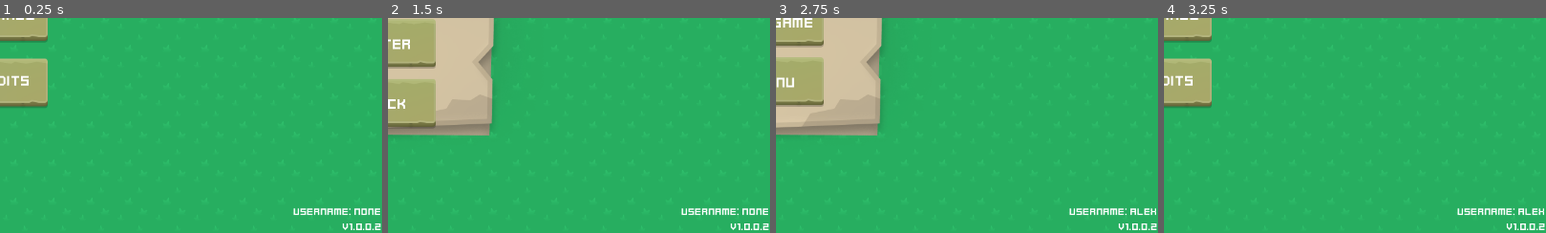
Above: before the commit, frames 1-4 (left to right).
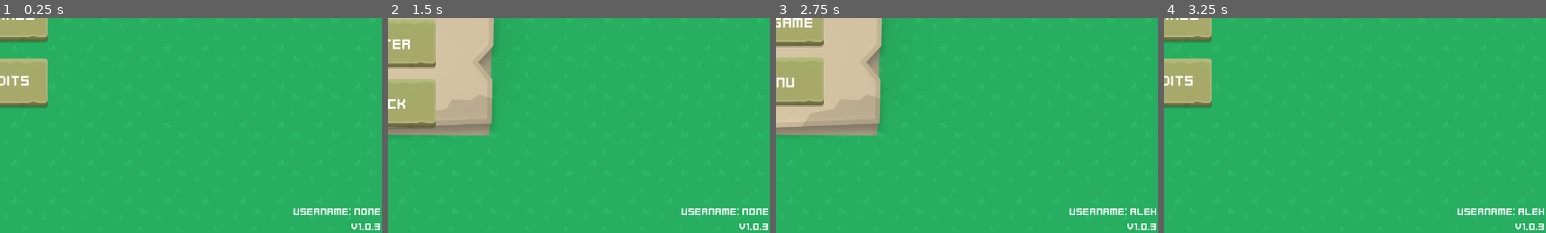
Above: after the commit, the same moments.

Repository: Sparrowworks/Left2Die
Game: Godot game, scene res://src/MainMenu/MainMenu.tscn
Same seed, same stepped clock (60 frames per second), same inputs: the game is played once before the commit and once after it. Sound files missing from this copy of the repository are replaced by a short silence.
Inputs (mouse positions are % of the whole screen's width and height, from its top left):
- Up to frame 1 (0.25 s): no input
- Up to frame 2 (1.5 s): click "Play game" at 0.5 s; click (50, 46) at 1.27 s; type "Alex" at 1.35 s
- Up to frame 3 (2.75 s): click "ENTER" at 2 s
- Up to frame 4 (3.25 s): click "MENU" at 2.75 s
The pictures show only the part of the screen within x 50-100%, y 50-100%; the shares and areas given below are measured in that part.

The runs differ from the first frame. In frame 1, 0.2% of the frame differs, in the area x 89-100%, y 95-99%; in frame 2, 0.2%; in frame 3, 0.2%; in frame 4, 0.2%.

Commit message:
Updated to 4.4

Diff:
--- a/project.godot
+++ b/project.godot
@@ -11,9 +11,10 @@
 [application]
 
 config/name="Left2Die"
-config/version="1.0.0.2"
+config/version="1.0.3"
 run/main_scene="res://src/MainMenu/MainMenu.tscn"
-config/features=PackedStringArray("4.3", "GL Compatibility")
+config/features=PackedStringArray("4.4", "GL Compatibility")
+boot_splash/image="uid://cok8kdongn4wx"
 config/icon="res://icon.svg"
 
 [autoload]
--- a/src/Game/Game.tscn
+++ b/src/Game/Game.tscn
@@ -51,8 +51,8 @@
 
 [sub_resource type="AnimationLibrary" id="AnimationLibrary_scb1j"]
 _data = {
-"Load": SubResource("Animation_kxf6k"),
-"RESET": SubResource("Animation_pcejs")
+&"Load": SubResource("Animation_kxf6k"),
+&"RESET": SubResource("Animation_pcejs")
 }
 
 [sub_resource type="Animation" id="Animation_wtuae"]
@@ -89,8 +89,8 @@
 
 [sub_resource type="AnimationLibrary" id="AnimationLibrary_mfjah"]
 _data = {
-"RESET": SubResource("Animation_wtuae"),
-"WaveStart": SubResource("Animation_hb2nm")
+&"RESET": SubResource("Animation_wtuae"),
+&"WaveStart": SubResource("Animation_hb2nm")
 }
 
 [node name="Game" type="Node2D"]
--- a/src/Game/Player/Player.tscn
+++ b/src/Game/Player/Player.tscn
@@ -79,9 +79,9 @@
 
 [sub_resource type="AnimationLibrary" id="AnimationLibrary_mdds6"]
 _data = {
-"KillUpdate": SubResource("Animation_4cg67"),
-"RESET": SubResource("Animation_cyprw"),
-"ScoreUpdate": SubResource("Animation_87cqi")
+&"KillUpdate": SubResource("Animation_4cg67"),
+&"RESET": SubResource("Animation_cyprw"),
+&"ScoreUpdate": SubResource("Animation_87cqi")
 }
 
 [sub_resource type="StyleBoxFlat" id="StyleBoxFlat_f3tpj"]
--- a/src/Game/Zombie/Zombie.tscn
+++ b/src/Game/Zombie/Zombie.tscn
@@ -55,8 +55,8 @@
 
 [sub_resource type="AnimationLibrary" id="AnimationLibrary_o3ewq"]
 _data = {
-"Hit": SubResource("Animation_eskaq"),
-"RESET": SubResource("Animation_vhlat")
+&"Hit": SubResource("Animation_eskaq"),
+&"RESET": SubResource("Animation_vhlat")
 }
 
 [node name="Zombie" type="Area2D" groups=["Zombies"]]
--- a/src/MainMenu/MainMenu.gd
+++ b/src/MainMenu/MainMenu.gd
@@ -19,7 +19,18 @@
 	Lobby.join_success.connect(_on_game_created)
 	Lobby.player_kicked.connect(_on_player_kicked)
 
-	version_text.text = "v" + ProjectSettings.get_setting("application/config/version")
+	set_version_text()
+
+func set_version_text() -> void:
+	var version: String = ProjectSettings.get_setting("application/config/version") as String
+	var how_many_zeroes: int = version.count("0")
+
+	if how_many_zeroes == 1:
+		version_text.text = "v" + version.trim_suffix(".0")
+	elif how_many_zeroes > 1:
+		version_text.text = "v" + version.trim_suffix(".0.0")
+	else:
+		version_text.text = "v" + version
 
 func _on_multi_button_pressed() -> void:
 	button_click.play()
Not shown, changed: assets/Kenney Future Square.ttf.import
Binary file added: assets/images/sparrowworks_logo_4k.png
Not shown, added: assets/images/sparrowworks_logo_4k.png.import
Not shown, added: src/Composer/Composer.gd.uid
Not shown: 1 places in src/Game/Bullet/Bullet.tscn that only renumber resources
Not shown, added: src/Game/Bullet/bullet.gd.uid
Not shown, added: src/Game/Game.gd.uid
Not shown: 1 places in src/Game/Game.tscn that only renumber resources
Not shown, added: src/Game/GameManager/GameManager.gd.uid
Not shown: 1 places in src/Game/GameManager/GameManager.tscn that only renumber resources
Not shown: 1 places in src/Game/Player/Player.tscn that only renumber resources
Not shown, added: src/Game/Player/player.gd.uid
(and 24 more such lines)
